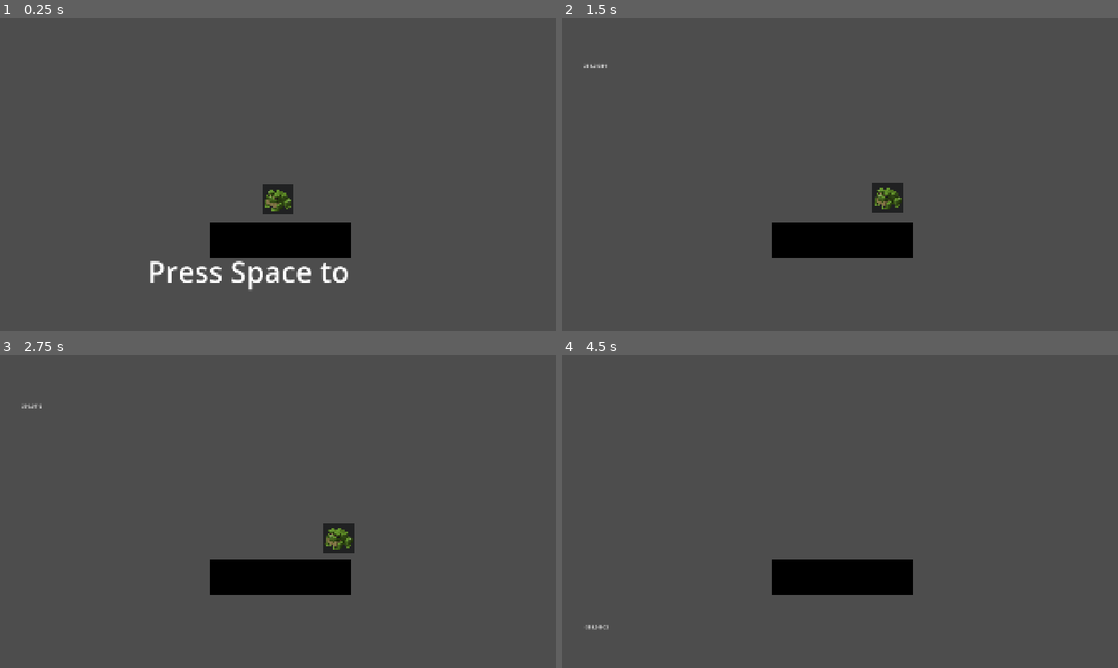
Above: before the commit, frames 1-4 (two rows, left to right).
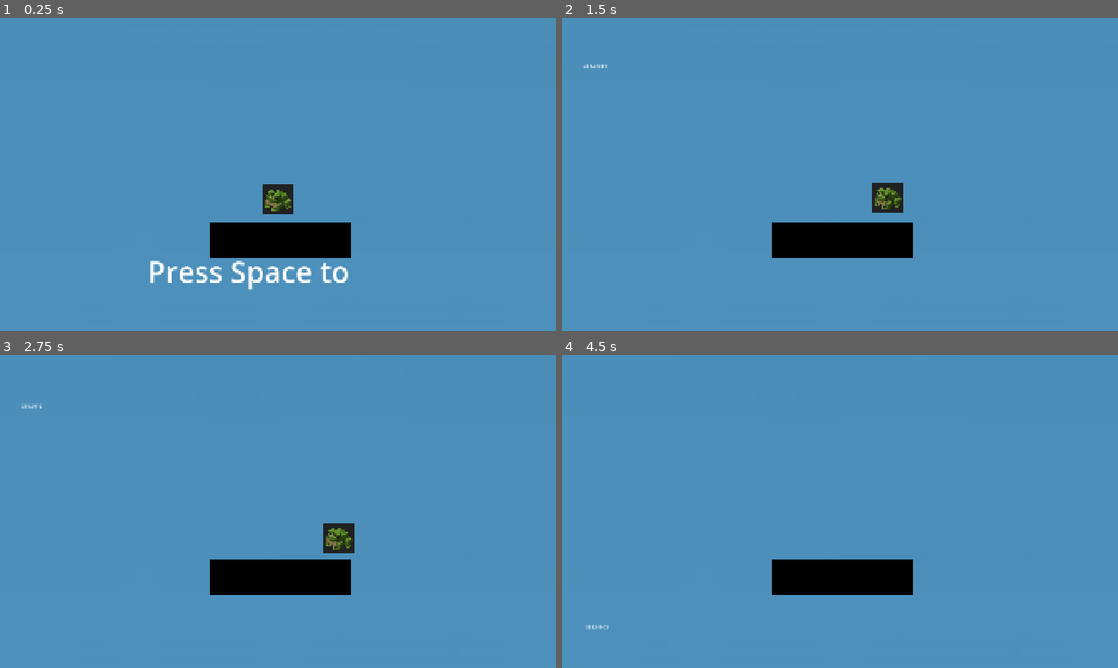
Above: after the commit, the same moments.

Repository: Darr3n2GG/FrogQuest_HAVEN2026
Game: Godot game, scene res://scenes/main.tscn
The game is run twice, just before and just after one commit, with the same random seed, the same clock (stepped at 60 frames per second) and the same inputs. Before the commit the project has no main scene; this scene is started directly in both runs.
Inputs:
- Up to frame 1 (0.25 s): no input
- Up to frame 2 (1.5 s): tap Space (Jump) at 0.5, 0.77 s; hold Right (Right) 0.53-1.28 s; hold Left (Left) from 1.28 s (still down)
- Up to frame 3 (2.75 s): tap Space (Jump) at 1.52 s; release Left (Left) at 2.03 s; hold Right (Right) from 2.03 s (still down)
- Up to frame 4 (4.5 s): tap Space (Jump) at 3.02, 3.77 s; release Right (Right) at 3.53 s; hold Left (Left) from 3.53 s (still down)

The runs differ from the first frame. In frame 1, 96% of the frame differs, in the area x 0-100%, y 0-100%; in frame 2, 97%; in frame 3, 97%; in frame 4, 97%.

Commit message:
added parallax background

Diff:
--- /dev/null
+++ b/game/parallax.gd
@@ -0,0 +1,22 @@
+extends Node2D
+
+@onready var sky: Parallax2D = $Sky
+@onready var clouds: Parallax2D = $Clouds
+@onready var animation_player: AnimationPlayer = $AnimationPlayer
+
+
+var is_faded: bool = true
+
+
+func _physics_process(_delta: float) -> void:
+	if !is_faded:
+		if get_tree().root.get_camera_2d().global_position.y > -1725 * 3:
+			animation_player.play("fade")
+			is_faded = true
+		else:
+			animation_player.play("fade", -1, -1.0, true)
+			is_faded = true
+
+
+func _on_cloud_area_body_entered(_body: Node2D) -> void:
+	is_faded = false
--- a/project.godot
+++ b/project.godot
@@ -11,6 +11,7 @@
 [application]
 
 config/name="UntitledTrampolineGame"
+run/main_scene="uid://knabknu6eott"
 config/features=PackedStringArray("4.7", "Mobile")
 config/icon="res://icon.svg"
 
--- a/scenes/game.tscn
+++ b/scenes/game.tscn
@@ -1,10 +1,91 @@
 [gd_scene format=3 uid="uid://bql6nyrdfmoux"]
 
 [ext_resource type="Script" uid="uid://cmp7q6bbyrbw8" path="res://scenes/game.gd" id="1_yqjtg"]
+[ext_resource type="Script" uid="uid://b5efmledjwyjm" path="res://game/parallax.gd" id="2_gee14"]
 [ext_resource type="Script" uid="uid://cuoyklr1ekfsb" path="res://game/player/player.gd" id="2_lnu2h"]
+[ext_resource type="Texture2D" uid="uid://fuujhslj7cxj" path="res://images/9 Forest parallax vertical skybox.png" id="2_p57ef"]
 [ext_resource type="Texture2D" uid="uid://c4tf2f7pjl5q4" path="res://images/frog.png" id="3_lnu2h"]
+[ext_resource type="Texture2D" uid="uid://bcpt6ovj6oyjw" path="res://images/7 Forest parallax vertical cloud 4.png" id="3_u5sy4"]
 [ext_resource type="PackedScene" uid="uid://c1cukm8hr1r23" path="res://game/trampoline/trampoline.tscn" id="4_iywne"]
 [ext_resource type="Script" uid="uid://bouklfhp87jth" path="res://game/player/player_camera.gd" id="4_lbhrr"]
+
+[sub_resource type="Shader" id="Shader_gee14"]
+code = "shader_type canvas_item;
+
+uniform vec4 color : source_color = vec4(0, 0, 0, 1);
+uniform bool smooth_mode = false;
+uniform bool reverse = false;
+uniform float opacity : hint_range(0, 1) = 1.0;
+
+uniform bool use_custom_texture = false;
+uniform sampler2D custom_texture;
+
+void fragment() {
+	vec4 final_color;
+	if (use_custom_texture) {
+	 	final_color = vec4(COLOR.rgb, texture(custom_texture, UV).r);
+	} else {
+	 	final_color = vec4(color.rgb, COLOR.r);
+	}
+
+	if (reverse) {
+		final_color.a = clamp(1.0 - final_color.a, 0.0, 1.0);
+	}
+
+	if (smooth_mode) {
+		final_color.a = mix(0.0, 1.0, clamp(final_color.a - 1.0 + opacity * 2.0, 0.0, 1.0));
+	} else {
+		final_color.a = clamp(ceil(final_color.a + opacity * 1.00001 - 1.0), 0.0, 1.0);
+	}
+	COLOR = final_color;
+}"
+
+[sub_resource type="ShaderMaterial" id="ShaderMaterial_gee14"]
+shader = SubResource("Shader_gee14")
+shader_parameter/color = Color(0, 0, 0, 1)
+shader_parameter/smooth_mode = false
+shader_parameter/reverse = false
+shader_parameter/opacity = 1.0
+shader_parameter/use_custom_texture = false
+
+[sub_resource type="Animation" id="Animation_u5sy4"]
+length = 0.001
+tracks/0/type = "value"
+tracks/0/imported = false
+tracks/0/enabled = true
+tracks/0/path = NodePath("Clouds/CloudsBg:modulate")
+tracks/0/interp = 1
+tracks/0/loop_wrap = true
+tracks/0/keys = {
+"times": PackedFloat32Array(0),
+"transitions": PackedFloat32Array(1),
+"update": 0,
+"values": [Color(1, 1, 1, 0)]
+}
+
+[sub_resource type="Animation" id="Animation_gee14"]
+resource_name = "fade"
+tracks/0/type = "value"
+tracks/0/imported = false
+tracks/0/enabled = true
+tracks/0/path = NodePath("Clouds/CloudsBg:modulate")
+tracks/0/interp = 1
+tracks/0/loop_wrap = true
+tracks/0/keys = {
+"times": PackedFloat32Array(0, 1),
+"transitions": PackedFloat32Array(0.6155724, 1.4640907),
+"update": 0,
+"values": [Color(1, 1, 1, 0), Color(1, 1, 1, 1)]
+}
+
+[sub_resource type="AnimationLibrary" id="AnimationLibrary_0tnpc"]
+_data = {
+&"RESET": SubResource("Animation_u5sy4"),
+&"fade": SubResource("Animation_gee14")
+}
+
+[sub_resource type="RectangleShape2D" id="RectangleShape2D_codqq"]
+size = Vector2(1920, 20)
 
 [sub_resource type="CapsuleShape2D" id="CapsuleShape2D_codqq"]
 radius = 50.0
@@ -12,6 +93,42 @@
 
 [node name="Game" type="Node2D" unique_id=106302471]
 script = ExtResource("1_yqjtg")
+
+[node name="Parallax" type="Node2D" parent="." unique_id=197084111]
+script = ExtResource("2_gee14")
+
+[node name="Sky" type="Parallax2D" parent="Parallax" unique_id=506612562]
+scale = Vector2(1.0103947, 1.0045391)
+scroll_scale = Vector2(0, 1)
+repeat_size = Vector2(0, 1210)
+
+[node name="SkyBg" type="Sprite2D" parent="Parallax/Sky" unique_id=80501103]
+position = Vector2(948.14435, 380.2739)
+texture = ExtResource("2_p57ef")
+vframes = 2
+
+[node name="Clouds" type="Parallax2D" parent="Parallax" unique_id=816053416]
+material = SubResource("ShaderMaterial_gee14")
+scroll_scale = Vector2(1, 0.7)
+repeat_size = Vector2(1900, 1725)
+autoscroll = Vector2(10, 0)
+
+[node name="CloudsBg" type="Sprite2D" parent="Parallax/Clouds" unique_id=153369598]
+modulate = Color(1, 1, 1, 0)
+position = Vector2(960, 0)
+texture = ExtResource("3_u5sy4")
+vframes = 2
+
+[node name="AnimationPlayer" type="AnimationPlayer" parent="Parallax" unique_id=505610564]
+reset_on_save = false
+libraries/ = SubResource("AnimationLibrary_0tnpc")
+
+[node name="CloudArea" type="Area2D" parent="Parallax" unique_id=1188506683]
+position = Vector2(0, -5175)
+
+[node name="CollisionShape2D" type="CollisionShape2D" parent="Parallax/CloudArea" unique_id=922153924]
+position = Vector2(960, 0)
+shape = SubResource("RectangleShape2D_codqq")
 
 [node name="Player" type="CharacterBody2D" parent="." unique_id=2079881809]
 position = Vector2(960, 551)
@@ -43,5 +160,6 @@
 offset_right = -581.0
 offset_bottom = -379.0
 
+[connection signal="body_entered" from="Parallax/CloudArea" to="Parallax" method="_on_cloud_area_body_entered"]
 [connection signal="timeout" from="Player/CriticalTime" to="Player" method="_on_critical_time_timeout"]
 [connection signal="body_entered" from="Trampoline" to="Player" method="_on_trampoline_body_entered"]
Not shown, added: game/parallax.gd.uid
Binary file added: images/0 Forest parallax vertical forest tree front.png
Not shown, added: images/0 Forest parallax vertical forest tree front.png.import
Binary file added: images/1 Forest parallax vertical forest low.png
Not shown, added: images/1 Forest parallax vertical forest low.png.import
Binary file added: images/2 Forest parallax vertical forest mid.png
Not shown, added: images/2 Forest parallax vertical forest mid.png.import
Binary file added: images/3 Forest parallax vertical mountain back.png
Not shown, added: images/3 Forest parallax vertical mountain back.png.import
Binary file added: images/4 Forest parallax vertical skybox fulll.png
Not shown, added: images/4 Forest parallax vertical skybox fulll.png.import
Binary file added: images/4-1 Forest parallax vertical forest moon big.png
(and 16 more such lines)
